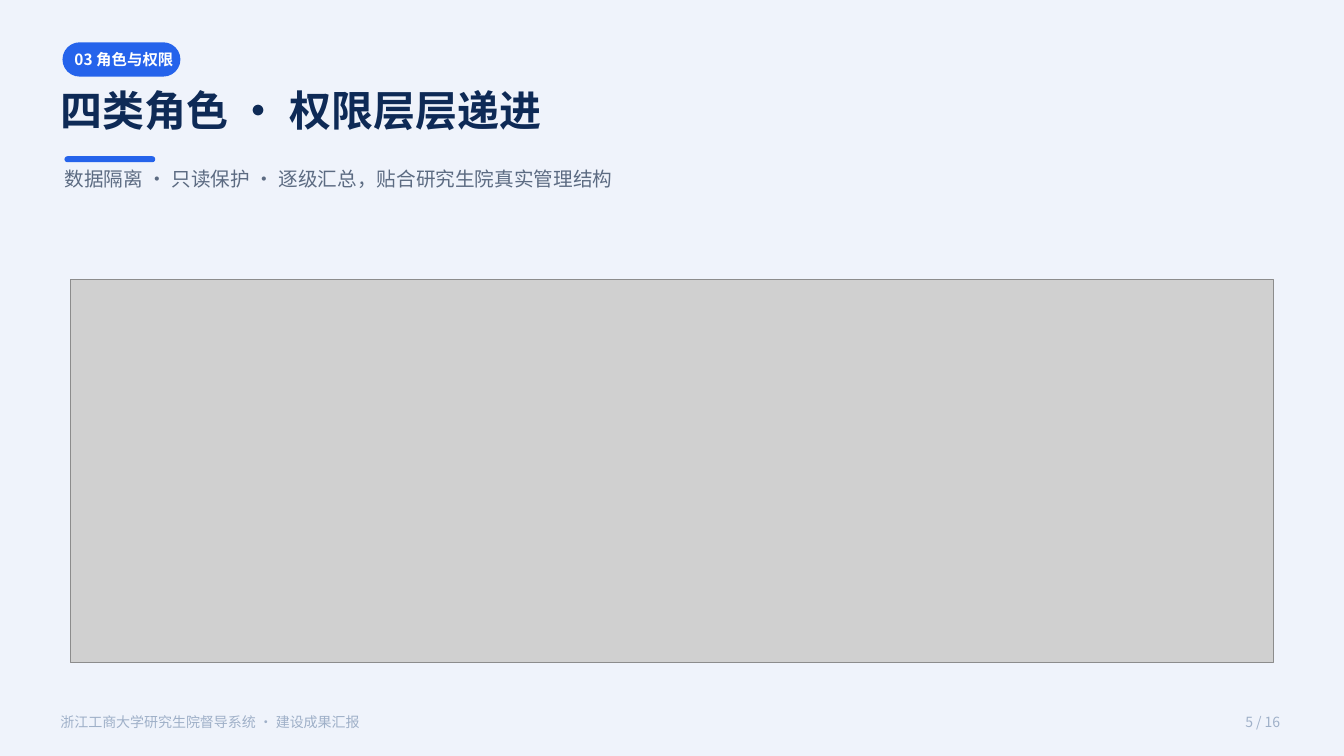
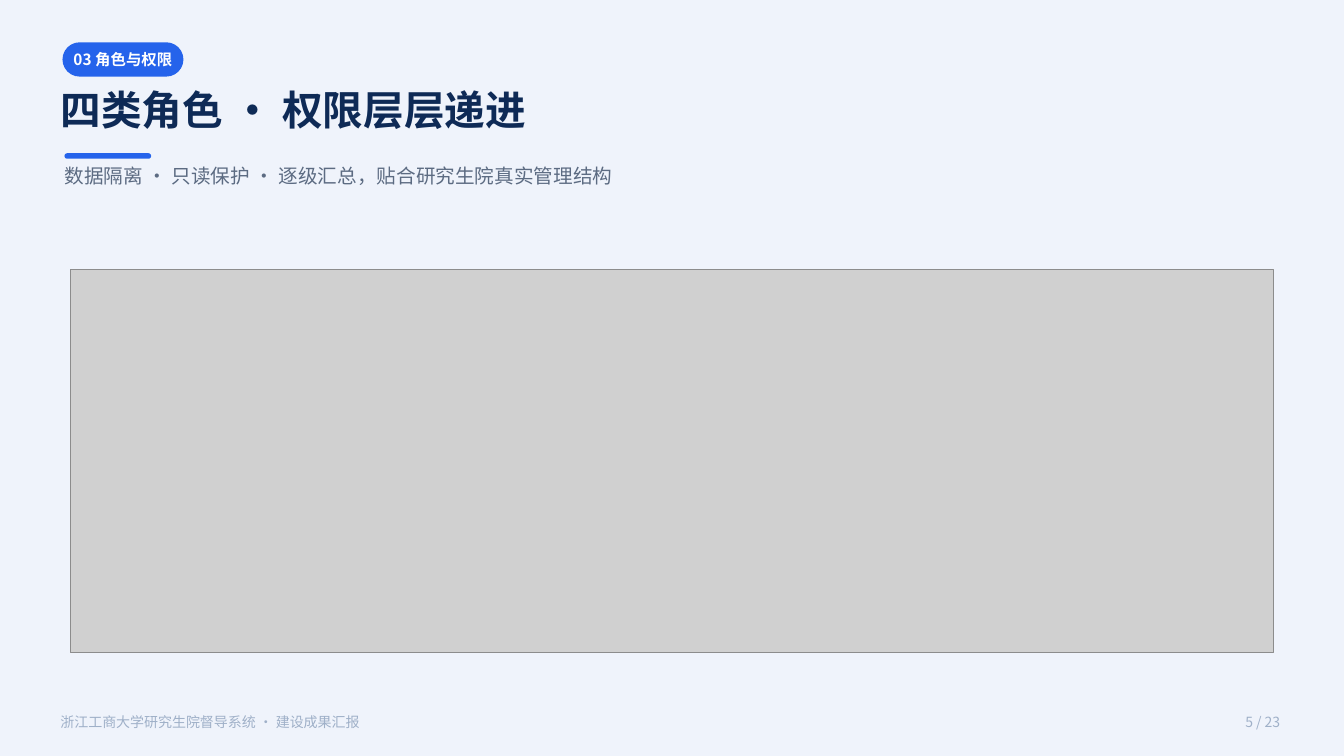
Before and after one commit to 1739467001-svg/example-of-report, a slide deck: slide 5 of slides/督导系统建设成果汇报.pptx. Drawn at 1344x756 pixels with LibreOffice and Linux fonts; fonts in the diff are those of the drawing; grey boxes stand for pictures. Boxes give left, top, right and bottom in pixels: in the first picture for what was removed or moved away, otherwise in the second. Text is boxed around its words. In the diff, an @@ line names an element or a change of style, - is before the commit and + after.

```diff
--- a/slides/督导系统建设成果汇报.pptx
+++ b/slides/督导系统建设成果汇报.pptx
@@ rounded rectangle: place and size @@
-rounded rectangle at (63, 42, 180, 77)
+rounded rectangle at (63, 42, 184, 77)
@@ text "四类角色 · 权限层层递进" at (60, 90, 526, 129): size 30 to 29 pt @@
@@ rounded rectangle: place and size @@
-rounded rectangle at (65, 156, 155, 162)
+rounded rectangle at (65, 153, 151, 159)
@@ picture: place and size @@
-picture at (71, 279, 1273, 662)
+picture at (71, 269, 1273, 652)
@@ text at (1245, 717, 1281, 727): text changed @@
-5 / 16
+5 / 23
```
Also in this commit, not shown: 14 other slides changed, 7 slides added, 9 other files.
